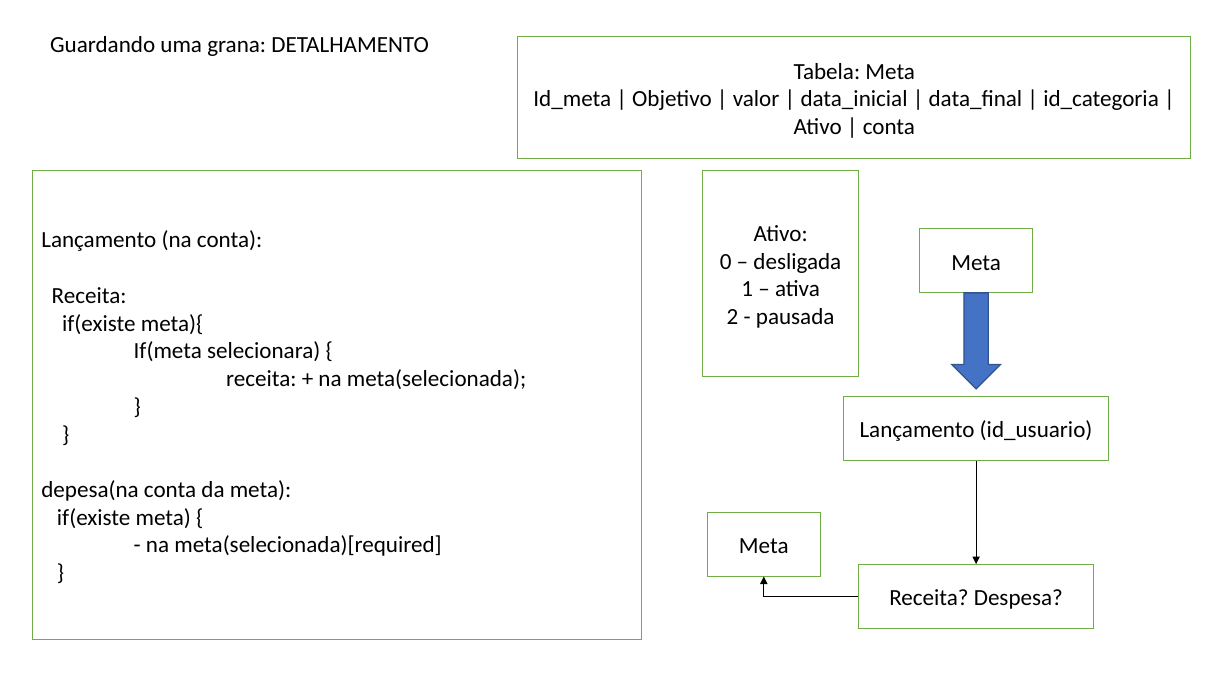
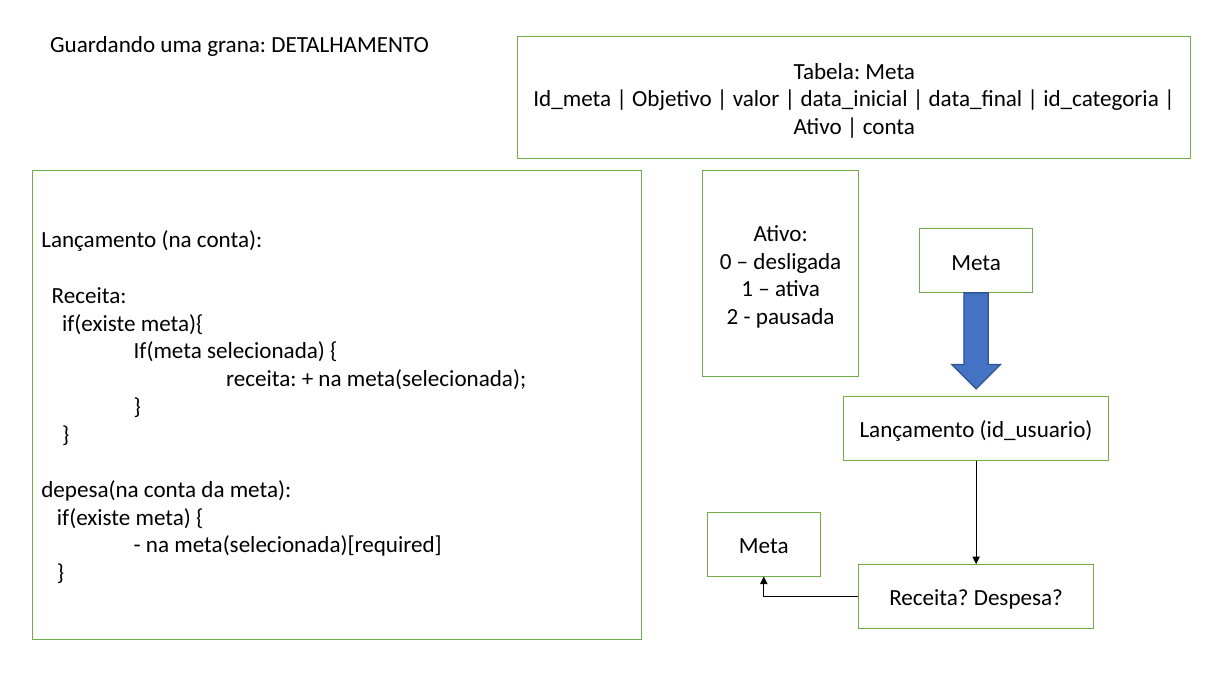
Before and after one commit to MateusRamos/Class_Countpay, a slide deck: slide 2 of ARQUIVOS DE ORGANIZAÇÃO/sdsdasd.pptx. Drawn at 1232x693 pixels with LibreOffice and Linux fonts; fonts in the diff are those of the drawing. Boxes give left, top, right and bottom in pixels: in the first picture for what was removed or moved away, otherwise in the second. Text is boxed around its words. In the diff, an @@ line names an element or a change of style, - is before the commit and + after.

```diff
--- a/ARQUIVOS DE ORGANIZAÇÃO/sdsdasd.pptx
+++ b/ARQUIVOS DE ORGANIZAÇÃO/sdsdasd.pptx
@@ text in rectangle at [134,341,325,361]: text changed @@
-If(meta selecionara) {
+If(meta selecionada) {
```
Also in this commit, not shown: 14 other files.
